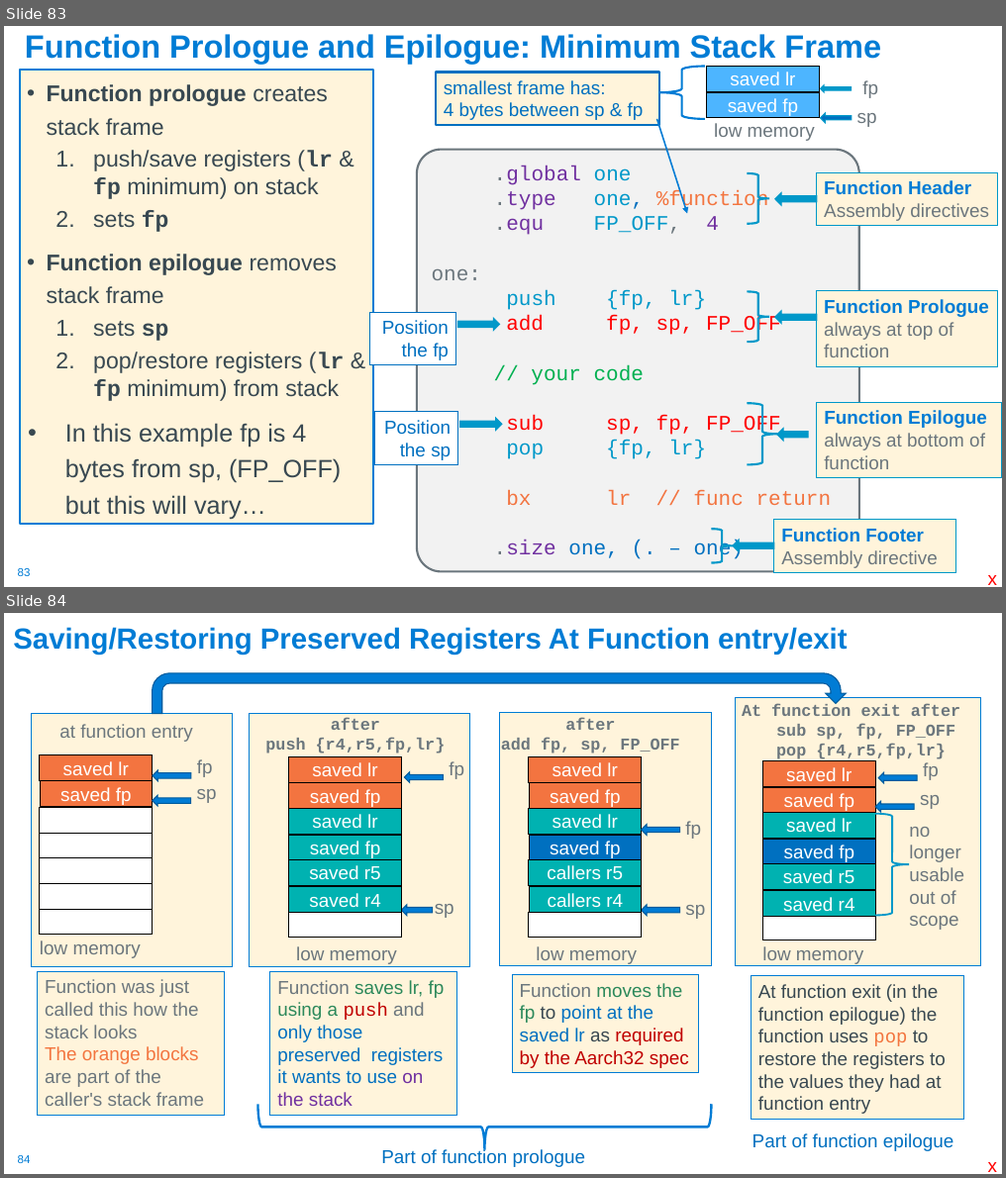
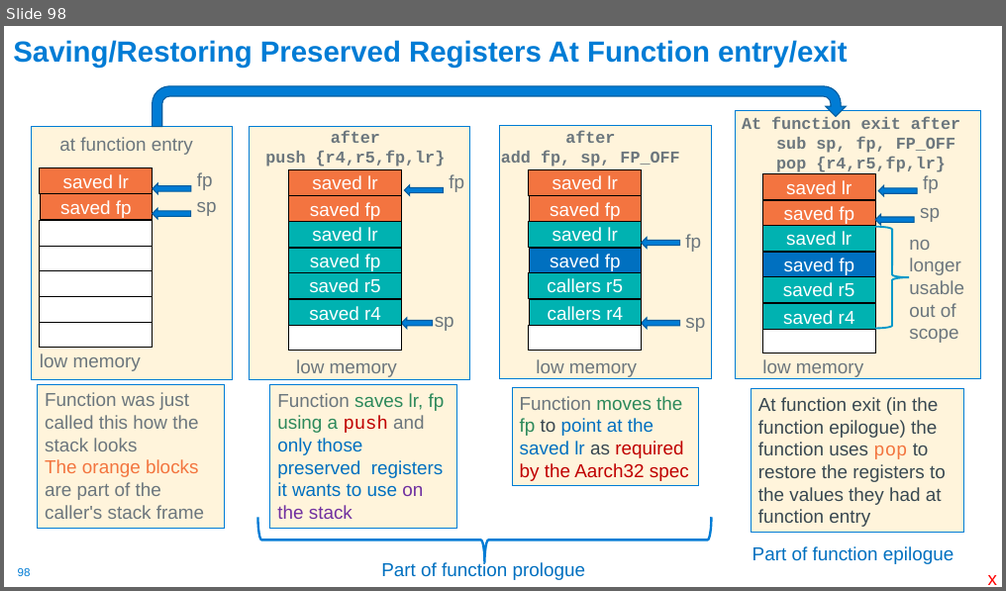
Before and after one commit to cse30-fa22/Muller_CSE30_Lecture_Slides, a slide deck: 08_Assm_Part3.pptx. Shown one above the other, each under a label of ours: slides 83 and 84 before the commit, slide 98 after it. The pictures are 1006x1178 and 1006x591 pixels, drawn with LibreOffice and Linux fonts; fonts in the diff are those of the drawing. Boxes give left, top, right and bottom in pixels: in the first picture for what was removed or moved away, otherwise in the second. Text is boxed around its words. In the diff, an @@ line names an element or a change of style, - is before the commit and + after.

```diff
--- a/08_Assm_Part3.pptx
+++ b/08_Assm_Part3.pptx
@@ slide 83 removed at (x1=4, y1=26, x2=1002, y2=587), background #FFFFFF; not listed: 1 template element that a slide beside it also shows @@
@@ title removed at (x1=25, y1=34, x2=881, y2=64) @@
-Function Prologue and Epilogue: Minimum Stack Frame
@@ text removed at (x1=20, y1=71, x2=373, y2=525) @@
-• Function prologue creates stack frame
-  1. push/save registers (lr & fp minimum) on stack
-  2. sets fp
-• Function epilogue removes stack frame
-  1. sets sp
-  2. pop/restore registers (lr & fp minimum) from stack
-• In this example fp is 4 bytes from sp, (FP_OFF) but this will vary…
@@ group removed at (x1=436, y1=66, x2=878, y2=141): 3 texts, 3 rectangles, 2 left arrows, 1 right brace @@
-low memory
-saved lr
-saved fp
-sp
-fp
-smallest frame has:
-4 bytes between sp & fp
@@ arrow removed from (656, 119) to (687, 214) @@
@@ rounded rectangle removed at (x1=417, y1=150, x2=859, y2=572) @@
-.global one
-.type one, %function
-.equ FP_OFF, 4
-one:
-push {fp, lr}
-add fp, sp, FP_OFF
-// your code
-sub sp, fp, FP_OFF
-pop {fp, lr}
-bx lr // func return
-.size one, (. – one)
@@ right brace removed at (x1=747, y1=174, x2=770, y2=224) @@
@@ rectangle removed at (x1=817, y1=173, x2=998, y2=226) @@
-Function Header Assembly directives
@@ left arrow removed at (x1=775, y1=193, x2=817, y2=205) @@
@@ right brace removed at (x1=747, y1=291, x2=770, y2=342) @@
@@ rectangle removed at (x1=817, y1=291, x2=998, y2=367) @@
-Function Prologue always at top of function
@@ rectangle removed at (x1=370, y1=312, x2=456, y2=366) @@
-Position the fp
@@ left arrow removed at (x1=457, y1=318, x2=500, y2=331) @@
@@ left arrow removed at (x1=775, y1=311, x2=817, y2=324) @@
@@ right brace removed at (x1=747, y1=403, x2=778, y2=465) @@
@@ rectangle removed at (x1=817, y1=402, x2=1002, y2=478) @@
-Function Epilogue
-always at bottom of function
@@ rectangle removed at (x1=375, y1=412, x2=458, y2=466) @@
-Position the sp
@@ left arrow removed at (x1=460, y1=418, x2=502, y2=431) @@
@@ left arrow removed at (x1=777, y1=429, x2=808, y2=442) @@
@@ right brace removed at (x1=712, y1=529, x2=733, y2=563) @@
@@ rectangle removed at (x1=774, y1=520, x2=955, y2=573) @@
-Function Footer Assembly directive
@@ left arrow removed at (x1=733, y1=540, x2=774, y2=553) @@
@@ text removed at (x1=988, y1=575, x2=997, y2=585) @@
-x
@@ what was slide 84 is now slide 98 @@
@@ page number at (x1=18, y1=569, x2=31, y2=576): text changed @@
-84
+98
```
Also in this commit, not shown: 13 slides changed, 15 slides added, 1 other file.
